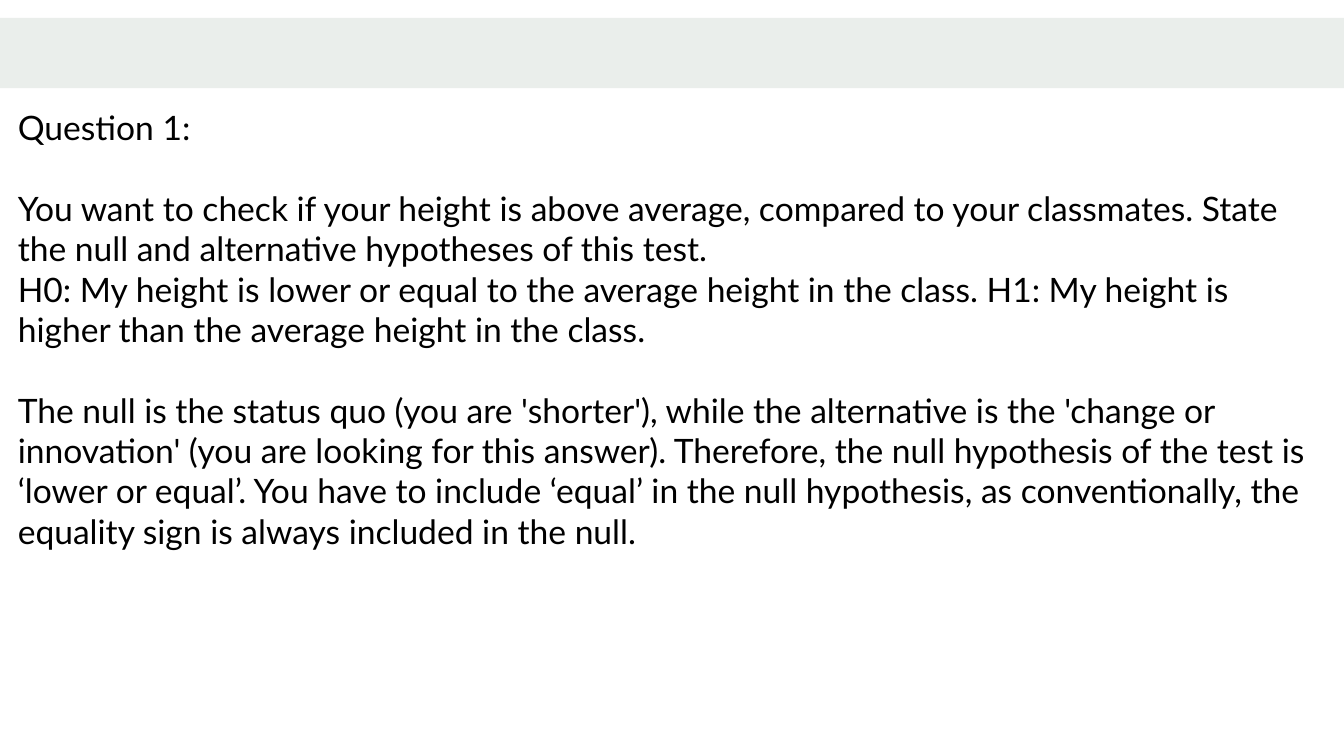
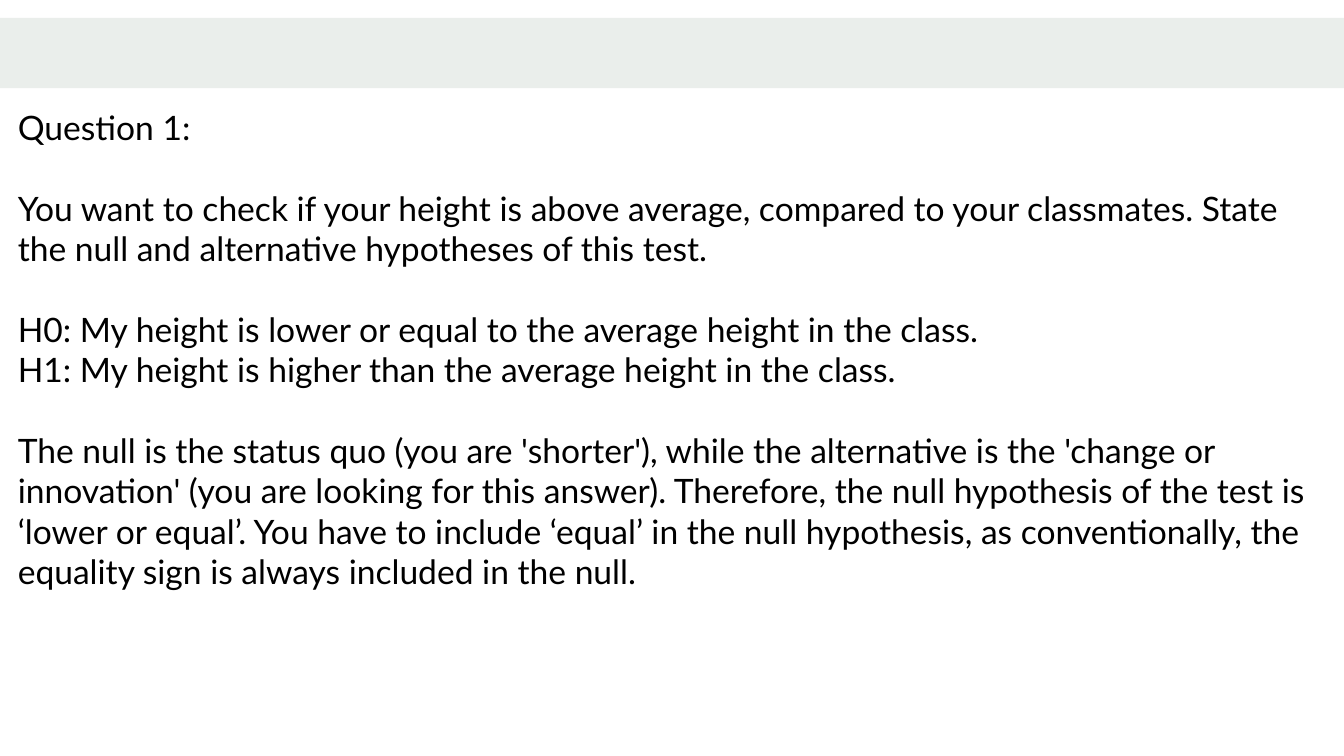
Before and after one commit to Hari-810/ML_DL, a slide deck: slide 4 of EDA/hypothesis_testing.pptx. Drawn at 1344x756 pixels with LibreOffice and Linux fonts; fonts in the diff are those of the drawing. Boxes give left, top, right and bottom in pixels: in the first picture for what was removed or moved away, otherwise in the second. Text is boxed around its words. In the diff, an @@ line names an element or a change of style, - is before the commit and + after.

```diff
--- a/EDA/hypothesis_testing.pptx
+++ b/EDA/hypothesis_testing.pptx
@@ subtitle at bbox=[18, 317, 978, 388]: text changed @@
-H0: My height is lower or equal to the average height in the class. H1: My height is higher than the average height in the class.
+H0: My height is lower or equal to the average height in the class.
+H1: My height is higher than the average height in the class.
```
Also in this commit, not shown: 3 other slides changed, 6 slides added, 7 other files.
